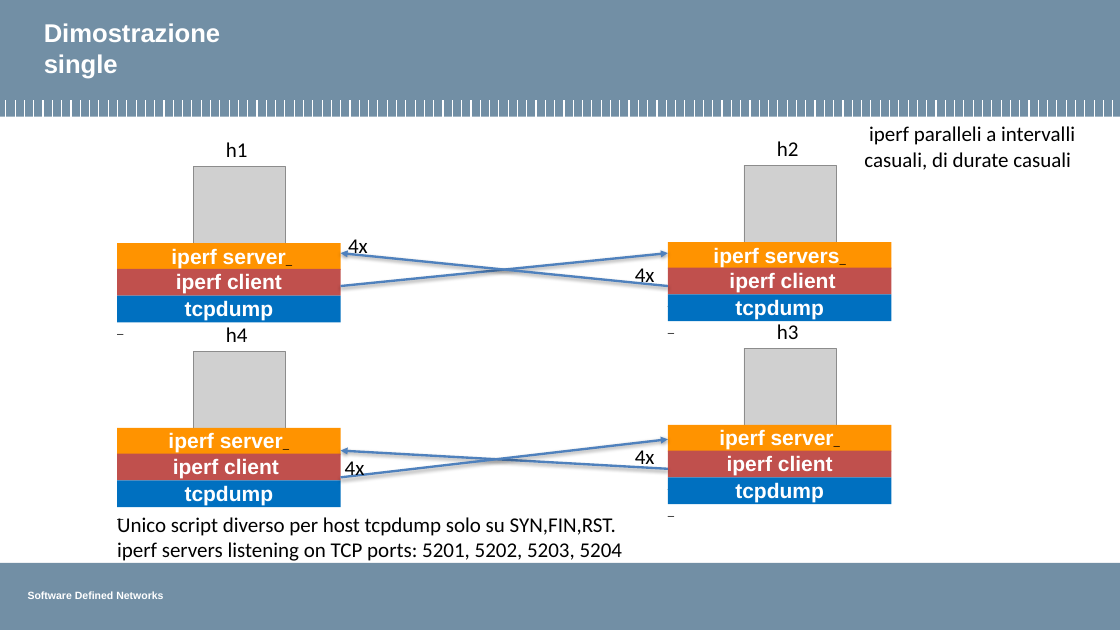
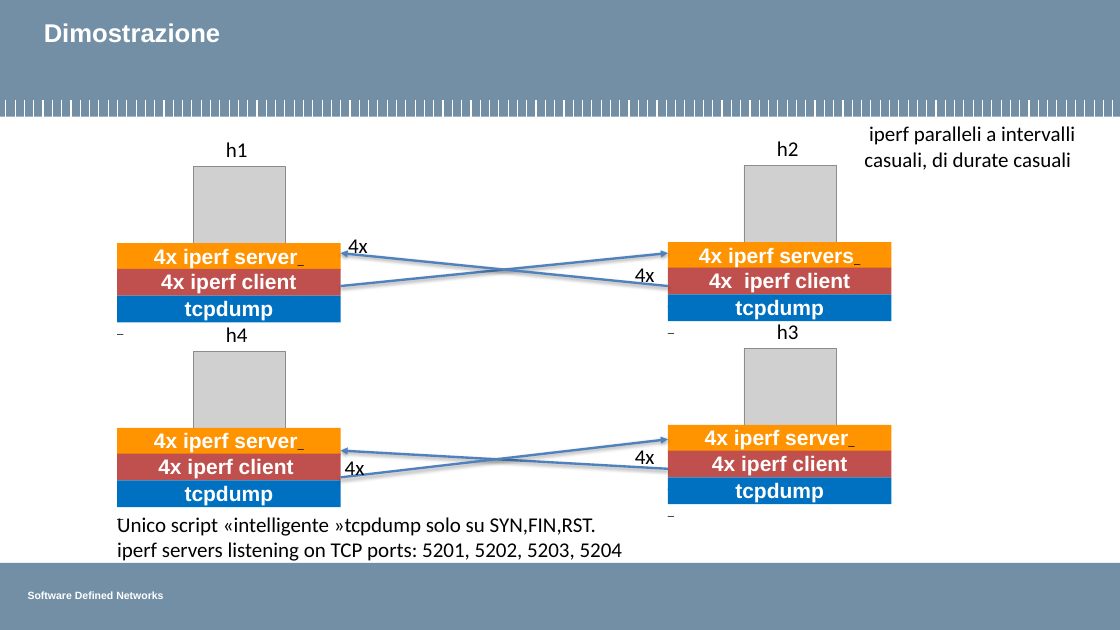
Before and after one commit to pierluigigrossi/progetto-SDN, a slide deck: slide 10 of intermedia8.pptx. Drawn at 1120x630 pixels with LibreOffice and Linux fonts; fonts in the diff are those of the drawing; grey boxes stand for pictures; background and template pictures are left out. Boxes give left, top, right and bottom in pixels: in the first picture for what was removed or moved away, otherwise in the second. Text is boxed around its words. In the diff, an @@ line names an element or a change of style, - is before the commit and + after.

```diff
--- a/intermedia8.pptx
+++ b/intermedia8.pptx
@@ title at [44,23,220,42]: text changed @@
-Dimostrazione
-single
+Dimostrazione
@@ text in freeform shape at [154,248,297,268]: text changed @@
-iperf server_
+4x iperf server_
@@ text in freeform shape at [699,247,854,267]: text changed @@
-iperf servers_
+4x iperf servers_
@@ text in freeform shape at [161,274,297,294]: text changed @@
-iperf client
+4x iperf client
@@ text in freeform shape at [709,273,850,293]: text changed @@
-iperf client
+4x iperf client
@@ text in freeform shape at [154,432,297,453]: text changed @@
-iperf server_
+4x iperf server_
@@ text in freeform shape at [705,429,848,450]: text changed @@
-iperf server_
+4x iperf server_
@@ text in freeform shape at [158,459,294,479]: text changed @@
-iperf client
+4x iperf client
@@ text in freeform shape at [712,456,847,476]: text changed @@
-iperf client
+4x iperf client
@@ text at [117,517,596,536]: text changed @@
-Unico script diverso per host tcpdump solo su SYN,FIN,RST.
+Unico script «intelligente »tcpdump solo su SYN,FIN,RST.
```
Also in this commit, not shown: 3 other files.
